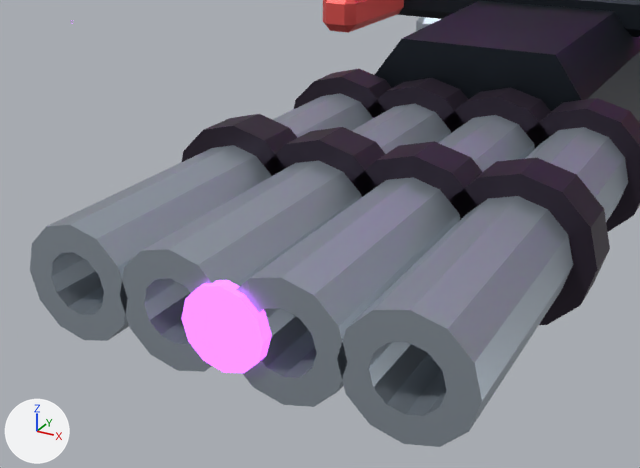
One commit to the glTF model public/assets/models/reference/s05.glb: the scene before it, then after it.
One viewpoint serves both versions: a 50 mm camera at (0.418, -2.209, 1.405) aimed at (0.059, -1.557, 1.079). The axes (+X, +Y, +Z) are drawn at lower left. The lights are the same throughout. The first picture is the older version. Where no turn or scale is listed for an object, it has been applied to the vertices.

The first picture shows 'Export_gun_recoil_dark', 'Export_gun_recoil_shade', 'Export_gun_recoil_steel', 'Export_light_muzzle_glow', 'Export_tilt_armor', 'Export_tilt_dark' and 1 more.
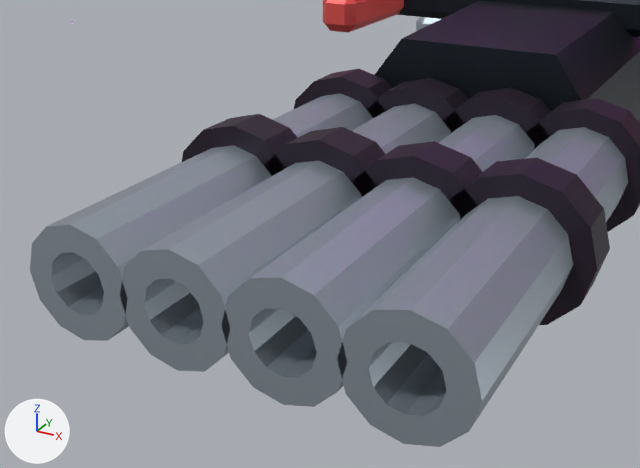
Boxes [x1, y1, x2, y2] around the edits, measured in the pictures (640 x 468 px):
```json
{"object": "Export_light_muzzle_glow", "change": "deleted", "before": [182, 280, 272, 373], "on screen": "purple"}
```

The change, as JSON lines over the scene's bpy script:
```json
{"op": "remove", "block": "ob_export_light_muzzle_glow", "code": ["ob_export_light_muzzle_glow = bpy.data.objects.new('Export_light_muzzle_glow', me_export_light_muzzle_glow)", "ob_export_light_muzzle_glow.location = (0.0, -1.628, 1.0006)"]}
```
